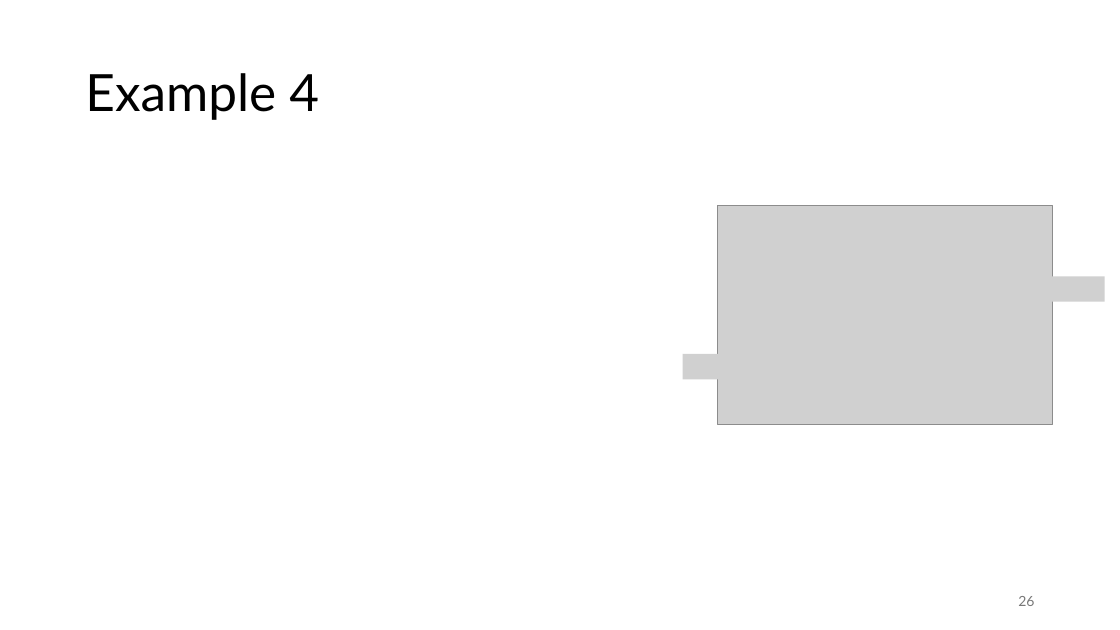
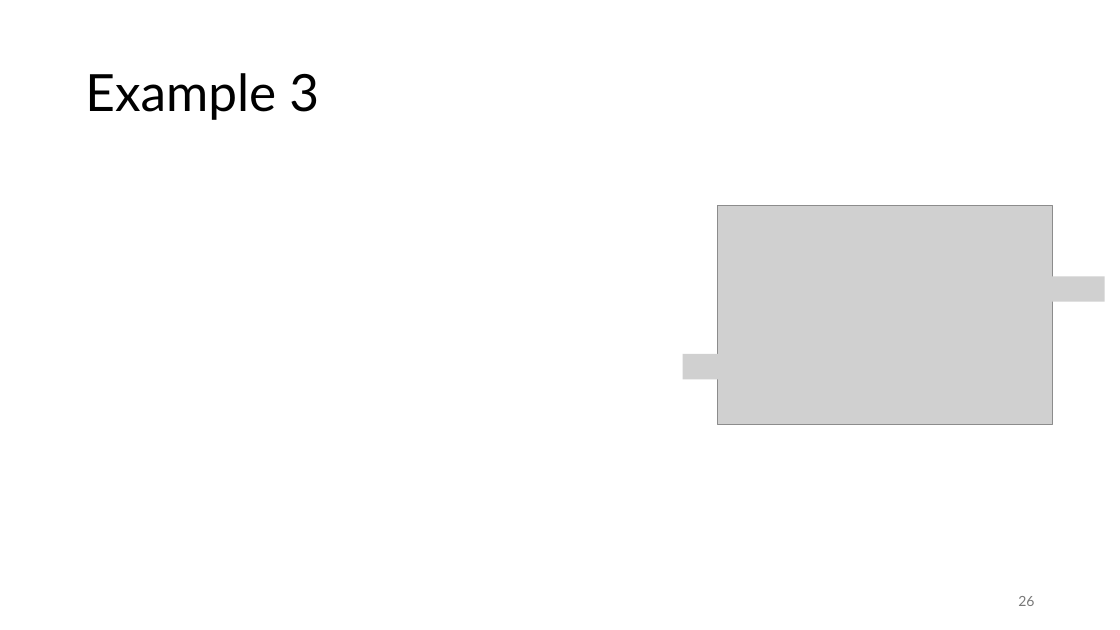
Before and after one commit to FelixWick/intro_electrical_eng, a slide deck: slide 26 of slides/4_ACtech.pptx. Drawn at 1120x630 pixels with LibreOffice and Linux fonts; fonts in the diff are those of the drawing; grey boxes stand for pictures. Boxes give left, top, right and bottom in pixels: in the first picture for what was removed or moved away, otherwise in the second. Text is boxed around its words. In the diff, an @@ line names an element or a change of style, - is before the commit and + after.

```diff
--- a/slides/4_ACtech.pptx
+++ b/slides/4_ACtech.pptx
@@ title at (x1=85, y1=73, x2=319, y2=120): text changed @@
-Example 4
+Example 3
```
Also in this commit, not shown: 2 other slides changed, 1 other file.
